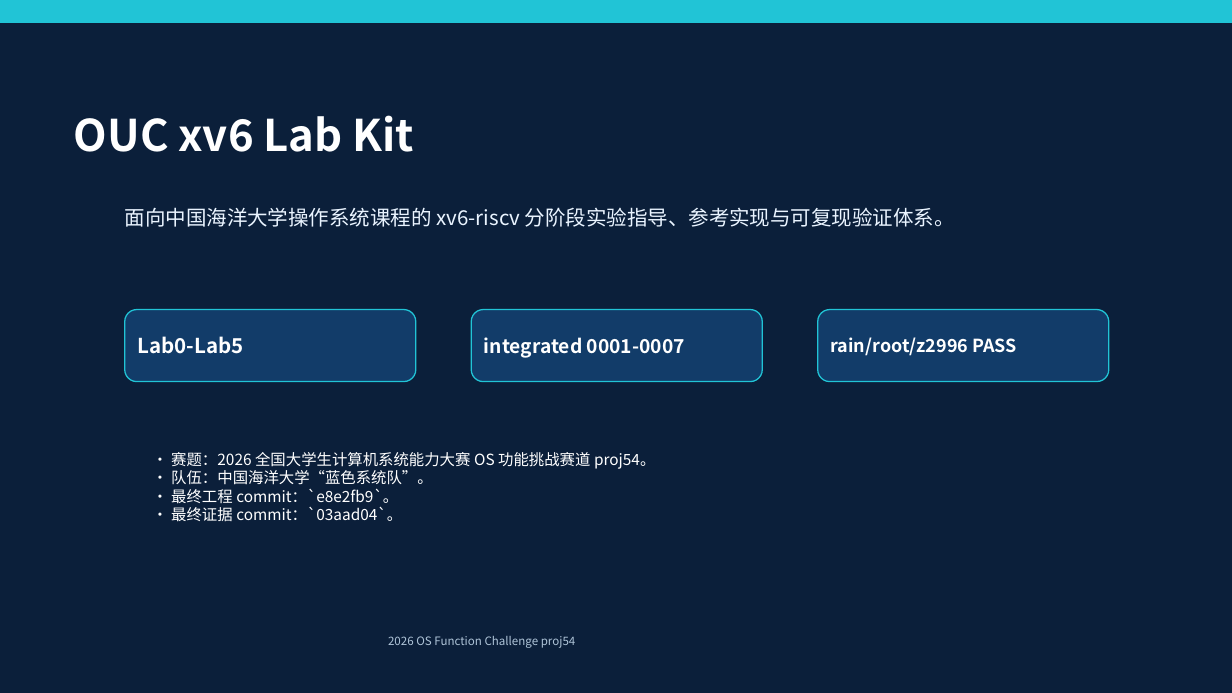
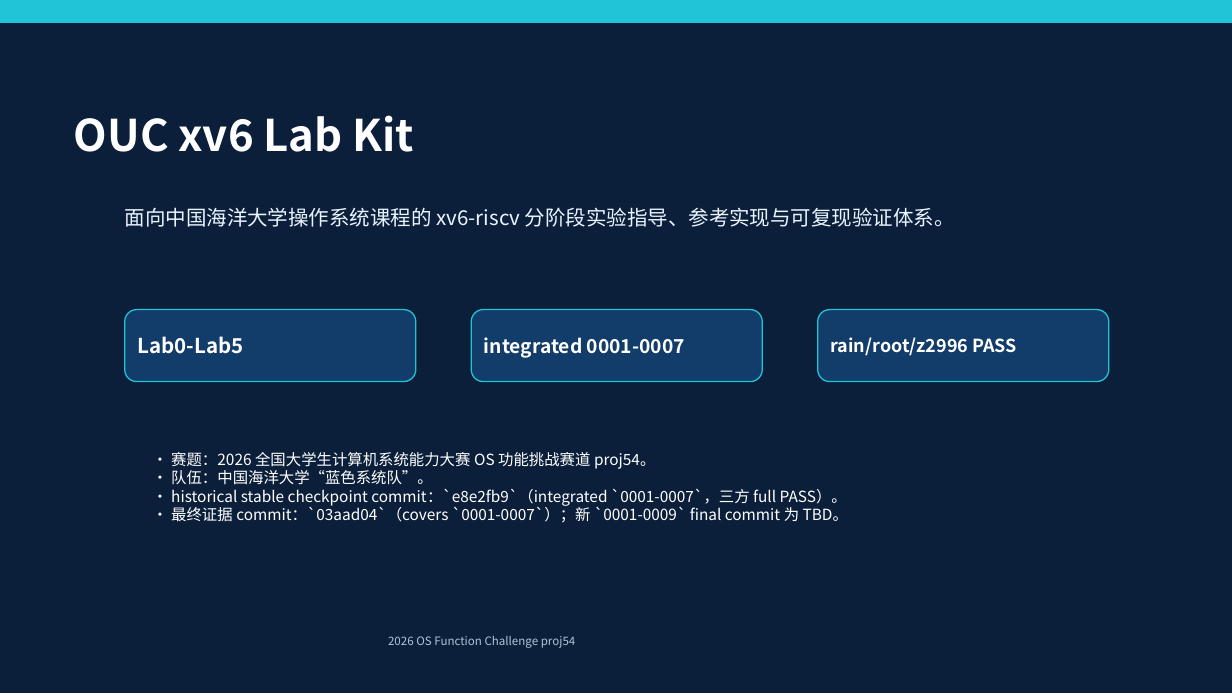
Before and after one commit to Rainflowers686/proj54-ouc-os-lab, a slide deck: slide 1 of slides/final_defense_ppt.pptx. Drawn at 1232x693 pixels with LibreOffice and Linux fonts; fonts in the diff are those of the drawing. Boxes give left, top, right and bottom in pixels: in the first picture for what was removed or moved away, otherwise in the second. Text is boxed around its words. In the diff, an @@ line names an element or a change of style, - is before the commit and + after.

Commit message:
feat(integrated): add memstat and fdinfo copyout workflow

```diff
--- a/slides/final_defense_ppt.pptx
+++ b/slides/final_defense_ppt.pptx
@@ text in rectangle at bbox=[171, 488, 848, 523]: text changed @@
-• 最终工程 commit：`e8e2fb9`。
-• 最终证据 commit：`03aad04`。
+• historical stable checkpoint commit：`e8e2fb9`（integrated `0001-0007`，三方 full PASS）。
+• 最终证据 commit：`03aad04`（covers `0001-0007`）；新 `0001-0009` final commit 为 TBD。
```
Also in this commit, not shown: 5 other slides changed, 33 other files.
